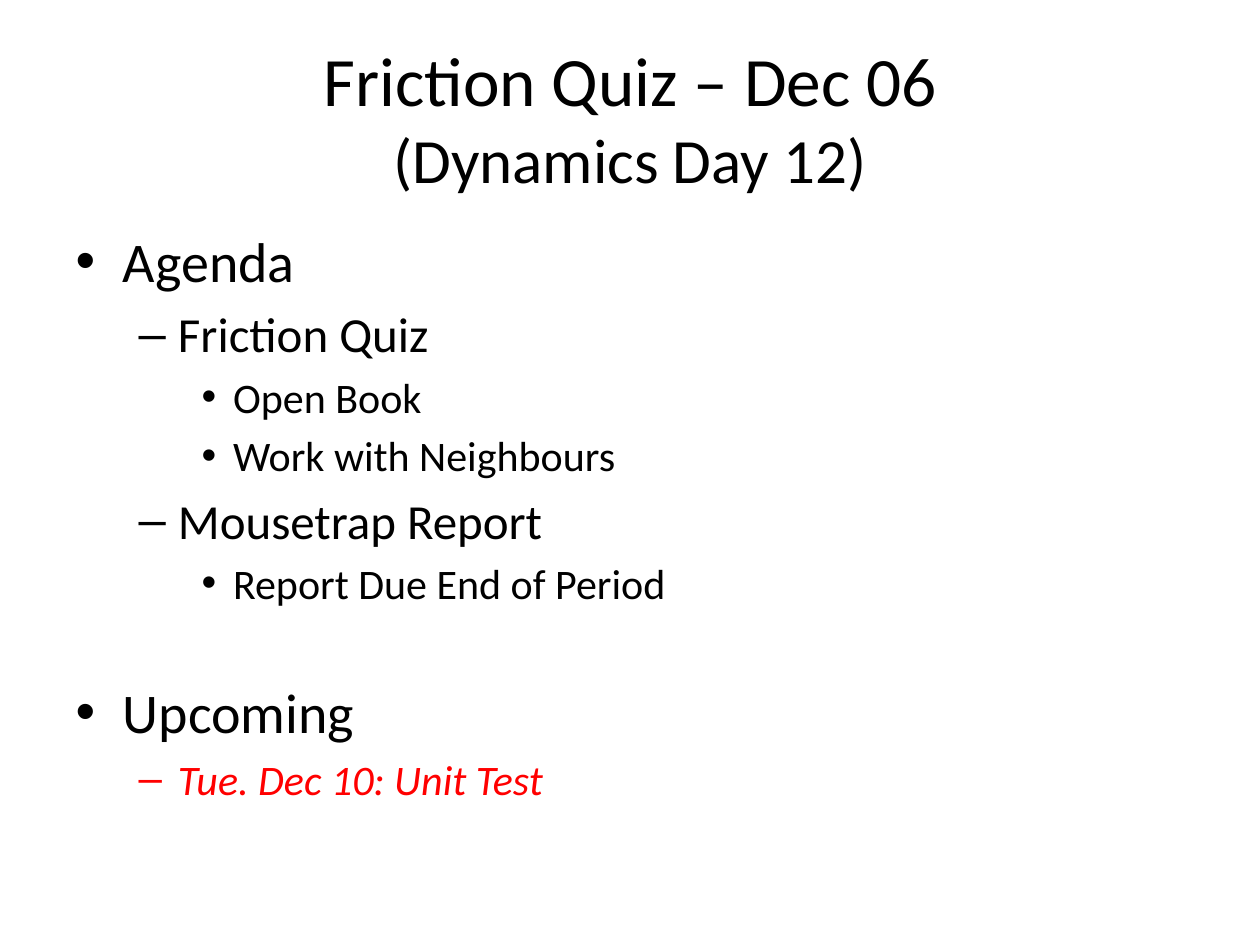
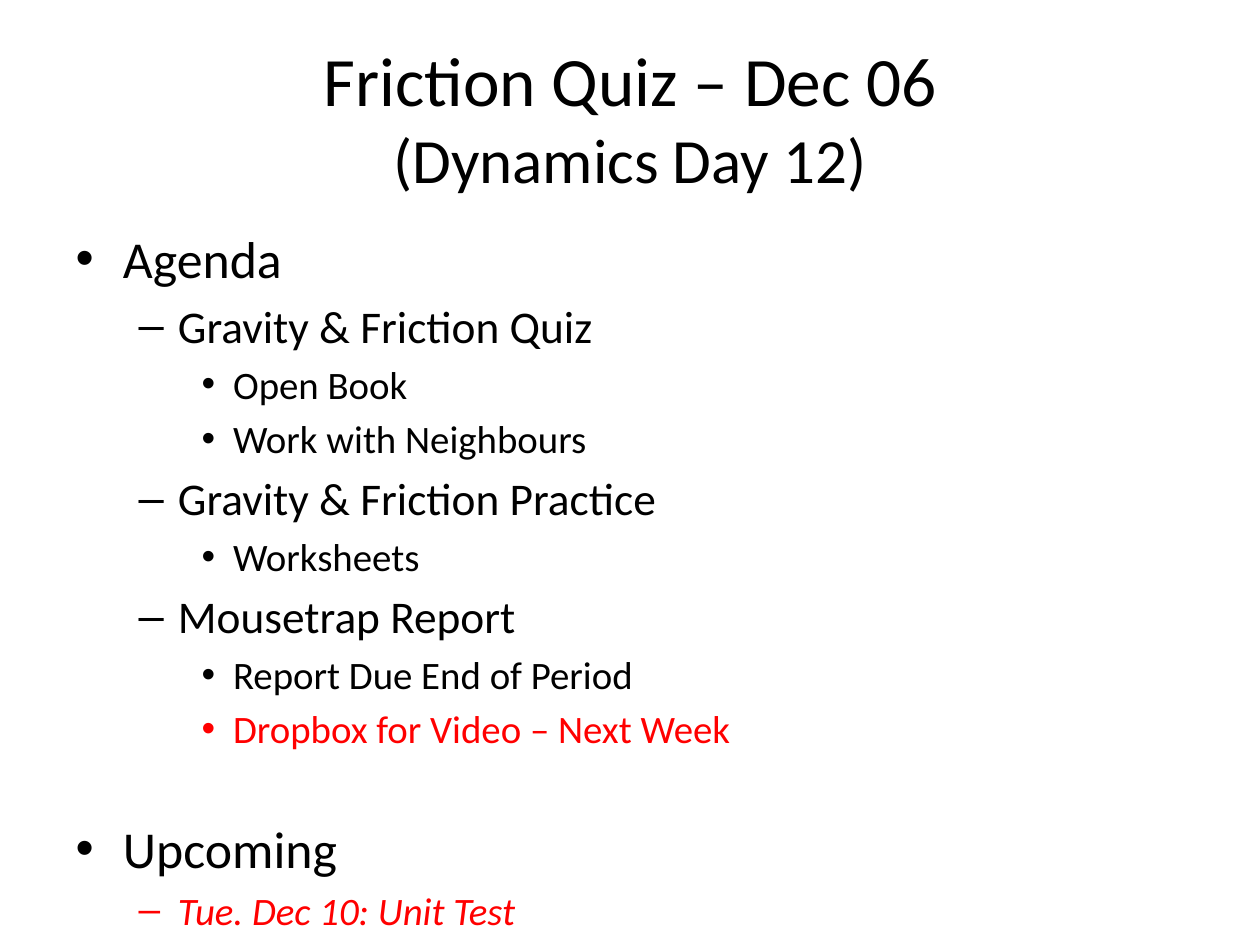
Before and after one commit to Greg5519/SPH3U0, a slide deck: slide 1 of Daily Agendas/Day14.5_FrictionQuiz.pptx. Drawn at 1260x945 pixels with LibreOffice and Linux fonts; fonts in the diff are those of the drawing. Boxes give left, top, right and bottom in pixels: in the first picture for what was removed or moved away, otherwise in the second. Text is boxed around its words. In the diff, an @@ line names an element or a change of style, - is before the commit and + after.

Commit message:
P1 Prep

```diff
--- a/Daily Agendas/Day14.5_FrictionQuiz.pptx
+++ b/Daily Agendas/Day14.5_FrictionQuiz.pptx
@@ text at box(123, 242, 633, 926): size 32 to 29.6 pt in "Agenda", "Upcoming"; size 24 to 22.2 pt in "Open Book", "Work with Neighbours", "Report Due End of Period", "Tue. Dec 10: Unit Test"; size 28 to 25.9 pt in "Mousetrap Report" @@
@@ text at box(178, 311, 593, 351): text changed; size 28 to 25.9 pt @@
-  – Friction Quiz
+  – Gravity & Friction Quiz
@@ text at box(178, 483, 656, 572): paragraphs added @@
+  – Gravity & Friction Practice
+    • Worksheets
@@ text at box(233, 716, 730, 750): paragraph added @@
+    • Dropbox for Video – Next Week
```
